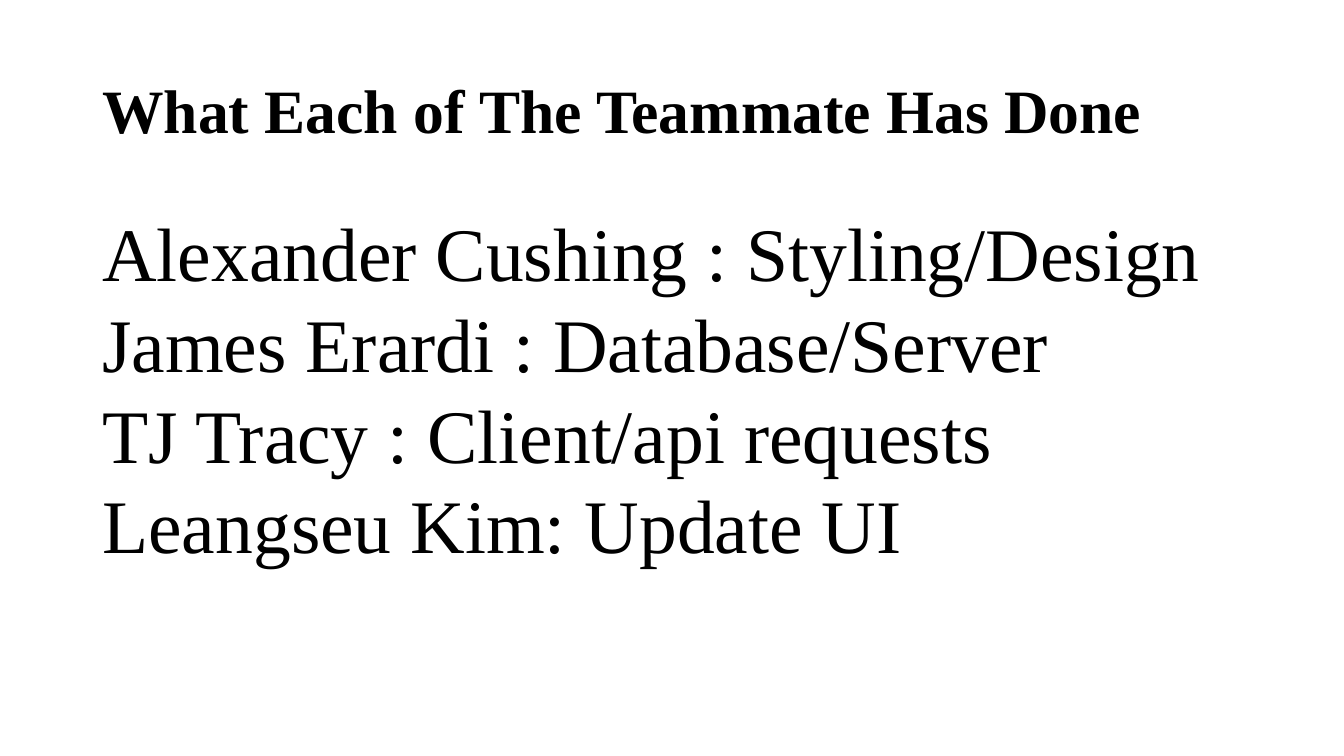
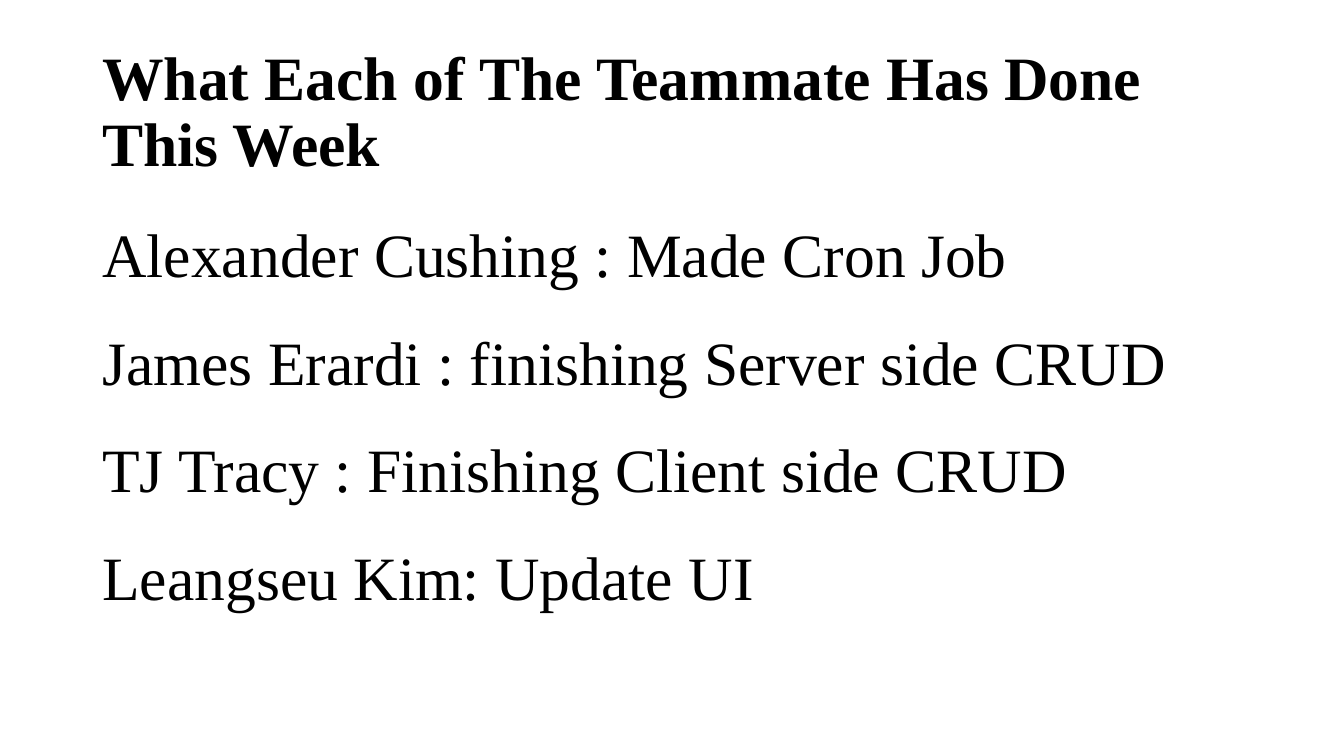
Before and after one commit to leangseu/AndroidAutomaText, a slide deck: slide 5 of Progress/week4/Presentation4.pptx. Drawn at 1344x756 pixels with LibreOffice and Linux fonts; fonts in the diff are those of the drawing. Boxes give left, top, right and bottom in pixels: in the first picture for what was removed or moved away, otherwise in the second. Text is boxed around its words. In the diff, an @@ line names an element or a change of style, - is before the commit and + after.

Commit message:
updated this week :)

```diff
--- a/Progress/week4/Presentation4.pptx
+++ b/Progress/week4/Presentation4.pptx
@@ text at [102,56,1141,167]: text changed @@
-What Each of The Teammate Has Done
+What Each of The Teammate Has Done This Week
@@ text at [102,234,1166,504]: text changed; size 54 to 44 pt @@
-Alexander Cushing : Styling/Design
-James Erardi : Database/Server
-TJ Tracy : Client/api requests
+Alexander Cushing : Made Cron Job
+James Erardi : finishing Server side CRUD
+TJ Tracy : Finishing Client side CRUD
@@ text at [102,557,754,611]: size 54 to 44 pt in "Leangseu Kim: Update UI" @@
```
Also in this commit, not shown: 1 other slide changed.
